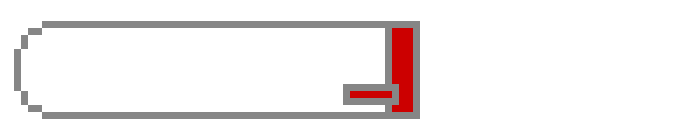
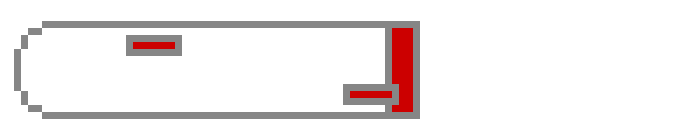
Layer changes from the first (700, 140) image to the second:
renamed "Calque 1" to "Calque 2", painted on it over bbox(126, 35, 182, 56)
